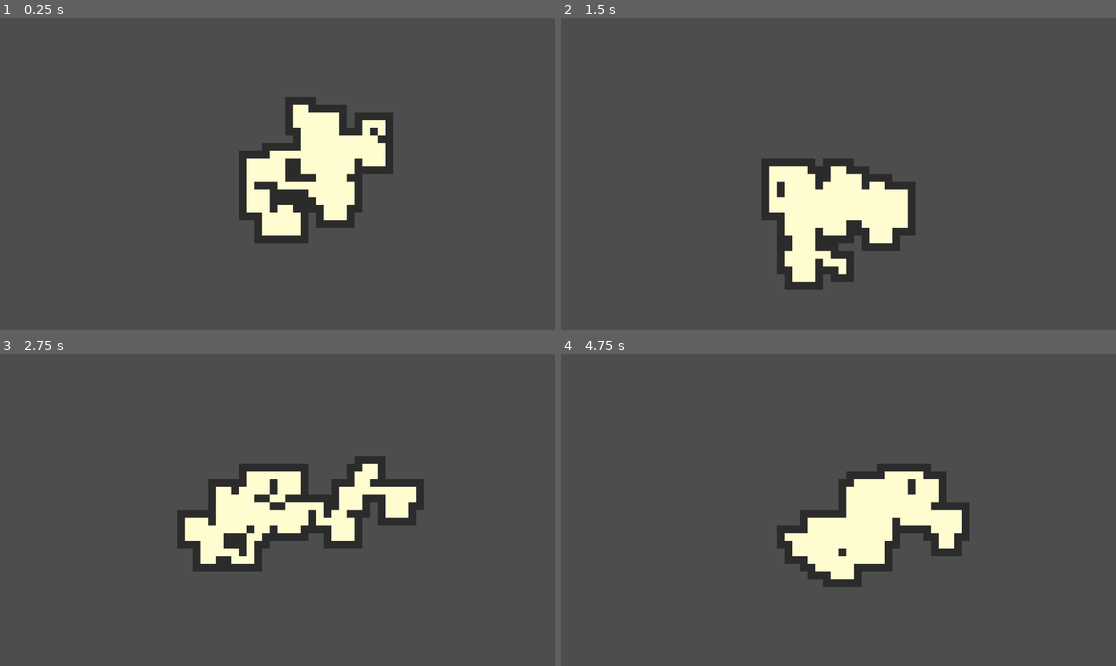
Above: before the commit, frames 1-4 (two rows, left to right).
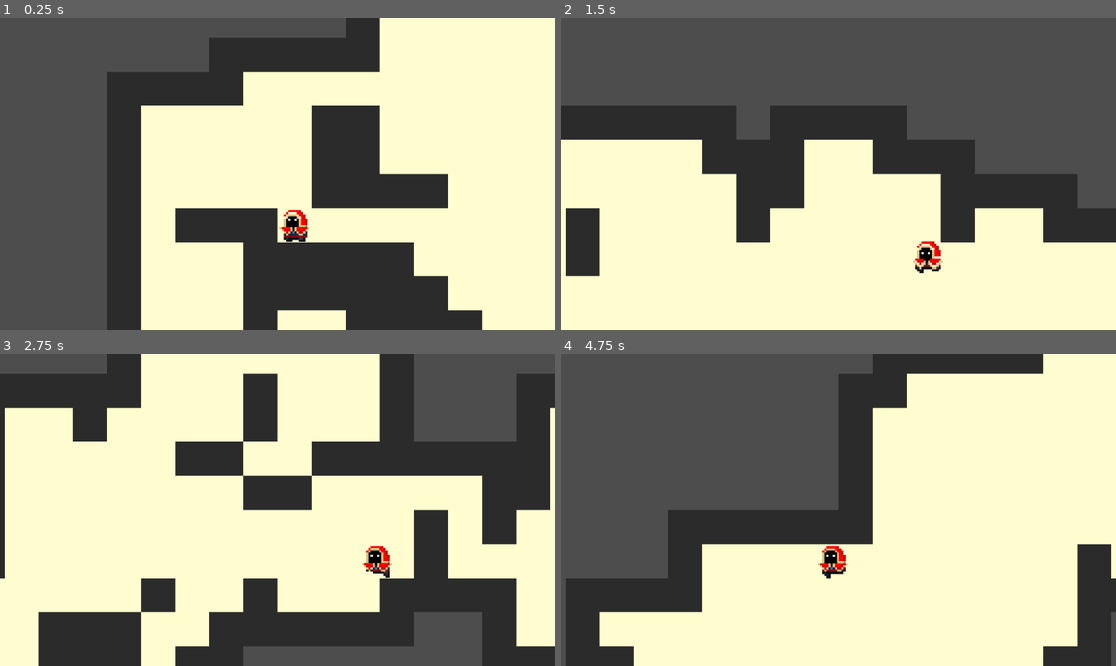
Above: after the commit, the same moments.

Repository: larry-oj/project-thaumaturgy
Game: Godot game, scene res://Scenes/Levels/world.tscn
Same seed, same stepped clock (60 frames per second), same inputs: the game is played once before the commit and once after it. Before the commit the project has no main scene; this scene is started directly in both runs.
Inputs (mouse positions are in pixels of both pictures, inside the frame that each line leads up to):
- Up to frame 1 (0.25 s): no input
- Up to frame 2 (1.5 s): tap Enter (ui_accept) at 0.5, 0.77 s; move the mouse to (960, 158) at 0.52 s; hold Right (ui_right) 0.53-1.28 s; move the mouse to (727, 189) at 1.27 s; hold Down (ui_down) from 1.28 s (still down)
- Up to frame 3 (2.75 s): tap Enter (ui_accept) at 1.52 s; move the mouse to (333, 441) at 2.02 s; release Down (ui_down) at 2.03 s; hold Right (ui_right) from 2.03 s (still down)
- Up to frame 4 (4.75 s): move the mouse to (810, 572) at 2.77 s; release Right (ui_right) at 2.78 s; hold Up (ui_up) 2.78-3.53 s; tap Enter (ui_accept) at 3.02, 3.77, 4.52 s; move the mouse to (1005, 556) at 3.52 s; hold Left (ui_left) from 3.53 s (still down); move the mouse to (672, 463) at 4.27 s

The runs differ from the first frame. In frame 1, 73% of the frame differs, in the area x 19-100%, y 0-100%; in frame 2, 59%; in frame 3, 84%, in the area x 0-100%, y 0-100%; in frame 4, 66%.

Commit message:
basic character

Diff:
--- /dev/null
+++ b/Scenes/Characters/PlayerIdle.gd
@@ -0,0 +1,21 @@
+extends State
+class_name PlayerIdle
+
+@export var running_state: State
+
+
+func enter():
+	_animation_tree.set("parameters/conditions/is_idle", true)
+
+
+func exit():
+	_animation_tree.set("parameters/conditions/is_idle", false)
+
+
+func input_update(_event: InputEvent):
+	if get_movement_direction() != Vector2.ZERO:
+		Transitioned.emit(self, running_state)
+
+
+func get_movement_direction() -> Vector2:
+	return _input_component.get_input_direction()
--- /dev/null
+++ b/Scenes/Characters/PlayerInput.gd
@@ -0,0 +1,17 @@
+extends Node2D
+
+func get_facing_direction() -> int:
+	var mouse_pos = get_global_mouse_position()
+	var self_pos = get_global_position()
+	var dir = (mouse_pos - self_pos)
+	if dir.x < 0:
+		return -1
+	else:
+		return 1
+
+
+func get_input_direction() -> Vector2:
+	var dir = Vector2.ZERO
+	dir.x = Input.get_axis("ui_left", "ui_right")
+	dir.y = Input.get_axis("ui_up", "ui_down")
+	return dir.normalized()
--- /dev/null
+++ b/Scenes/Characters/PlayerRunning.gd
@@ -0,0 +1,27 @@
+extends State
+class_name PlayerRunning
+
+@export var idle_state : State
+
+
+func enter():
+	_animation_tree.set("parameters/conditions/is_running", true)
+
+
+func exit():
+	_animation_tree.set("parameters/conditions/is_running", false)
+
+
+func frame_update(_delta: float):
+	if get_movement_direction() == Vector2.ZERO:
+		Transitioned.emit(self, idle_state)
+		return
+
+
+func physics_update(_delta: float):
+	_character.velocity = get_movement_direction() * _character.max_speed
+	super.physics_update(_delta)
+
+
+func get_movement_direction() -> Vector2:
+	return _input_component.get_input_direction()
--- /dev/null
+++ b/Scenes/Characters/player.gd
@@ -0,0 +1,24 @@
+extends Character
+class_name Player
+
+@export var state_machine : StateMachine
+@export var animation_tree : AnimationTree
+@export var player_input : Node2D
+@export var animation_sprites : CanvasGroup
+
+func _ready():
+	state_machine.init(self, animation_tree, player_input)
+
+
+func _process(delta: float):
+	state_machine.frame_update(delta)
+	animation_sprites.scale.x = player_input.get_facing_direction()
+
+
+func _physics_process(delta: float):
+	super._physics_process(delta)
+	state_machine.physics_update(delta)
+
+
+func _unhandled_input(event: InputEvent) -> void:
+	state_machine.input_update(event)
--- a/Scenes/Characters/player.tscn
+++ b/Scenes/Characters/player.tscn
@@ -1,8 +1,13 @@
-[gd_scene load_steps=11 format=3 uid="uid://htvg0pc1xpf2"]
-
+[gd_scene load_steps=27 format=3 uid="uid://htvg0pc1xpf2"]
+
+[ext_resource type="Script" path="res://Scenes/Characters/player.gd" id="1_huoof"]
 [ext_resource type="SpriteFrames" uid="uid://c0b62g66c1beo" path="res://Graphics/Sprites/player_sprite_frames.tres" id="1_wktuu"]
 [ext_resource type="PackedScene" uid="uid://dme6xxgk01ftu" path="res://Scenes/Components/health_component.tscn" id="2_og52f"]
 [ext_resource type="PackedScene" uid="uid://davxmeoeril57" path="res://Scenes/Components/hitbox_component.tscn" id="3_mc4mu"]
+[ext_resource type="PackedScene" uid="uid://csd12248jfvrb" path="res://Scenes/Components/state_machine.tscn" id="4_67mvn"]
+[ext_resource type="Script" path="res://Scenes/Characters/PlayerIdle.gd" id="5_qqayp"]
+[ext_resource type="Script" path="res://Scenes/Characters/PlayerRunning.gd" id="7_k8t7h"]
+[ext_resource type="Script" path="res://Scenes/Characters/PlayerInput.gd" id="8_y35rv"]
 
 [sub_resource type="Animation" id="Animation_iulne"]
 length = 0.001
@@ -39,7 +44,7 @@
 tracks/2/keys = {
 "times": PackedFloat32Array(0),
 "transitions": PackedFloat32Array(1),
-"update": 0,
+"update": 1,
 "values": [true]
 }
 tracks/3/type = "value"
@@ -51,7 +56,7 @@
 tracks/3/keys = {
 "times": PackedFloat32Array(0),
 "transitions": PackedFloat32Array(1),
-"update": 0,
+"update": 1,
 "values": [&"idling"]
 }
 tracks/4/type = "value"
@@ -63,13 +68,14 @@
 tracks/4/keys = {
 "times": PackedFloat32Array(0),
 "transitions": PackedFloat32Array(1),
-"update": 0,
+"update": 1,
 "values": [true]
 }
 
 [sub_resource type="Animation" id="Animation_8ngr0"]
 resource_name = "hurting"
 length = 0.2
+loop_mode = 1
 step = 0.05
 tracks/0/type = "value"
 tracks/0/imported = false
@@ -104,7 +110,7 @@
 tracks/2/keys = {
 "times": PackedFloat32Array(0, 0.05),
 "transitions": PackedFloat32Array(1, 1),
-"update": 0,
+"update": 1,
 "values": [&"hurting", false]
 }
 tracks/3/type = "value"
@@ -116,7 +122,7 @@
 tracks/3/keys = {
 "times": PackedFloat32Array(0),
 "transitions": PackedFloat32Array(1),
-"update": 0,
+"update": 1,
 "values": [&"hurting"]
 }
 tracks/4/type = "value"
@@ -128,7 +134,7 @@
 tracks/4/keys = {
 "times": PackedFloat32Array(0, 0.05),
 "transitions": PackedFloat32Array(1, 1),
-"update": 0,
+"update": 1,
 "values": [1, false]
 }
 
@@ -164,29 +170,41 @@
 tracks/2/type = "value"
 tracks/2/imported = false
 tracks/2/enabled = true
-tracks/2/path = NodePath("AnimatedSprites/Color:frame")
+tracks/2/path = NodePath("AnimatedSprites/Color:animation")
 tracks/2/interp = 1
 tracks/2/loop_wrap = true
 tracks/2/keys = {
-"times": PackedFloat32Array(0, 0.15, 0.3, 0.45),
-"transitions": PackedFloat32Array(1, 1, 1, 1),
-"update": 0,
-"values": [1, 3, 5, 7]
+"times": PackedFloat32Array(0),
+"transitions": PackedFloat32Array(1),
+"update": 1,
+"values": [&"idling"]
 }
 tracks/3/type = "value"
 tracks/3/imported = false
 tracks/3/enabled = true
-tracks/3/path = NodePath("AnimatedSprites/Color:animation")
+tracks/3/path = NodePath("AnimatedSprites/Color:frame")
 tracks/3/interp = 1
 tracks/3/loop_wrap = true
 tracks/3/keys = {
-"times": PackedFloat32Array(0),
-"transitions": PackedFloat32Array(1),
-"update": 0,
-"values": [&"idling"]
-}
-
-[sub_resource type="Animation" id="Animation_jtkj5"]
+"times": PackedFloat32Array(0, 0.15, 0.3, 0.45),
+"transitions": PackedFloat32Array(1, 1, 1, 1),
+"update": 1,
+"values": [1, 3, 5, 7]
+}
+tracks/4/type = "value"
+tracks/4/imported = false
+tracks/4/enabled = true
+tracks/4/path = NodePath("AnimatedSprites/Color:visible")
+tracks/4/interp = 1
+tracks/4/loop_wrap = true
+tracks/4/keys = {
+"times": PackedFloat32Array(0),
+"transitions": PackedFloat32Array(1),
+"update": 1,
+"values": [true]
+}
+
+[sub_resource type="Animation" id="Animation_allrh"]
 resource_name = "running"
 length = 0.75
 loop_mode = 1
@@ -218,26 +236,38 @@
 tracks/2/type = "value"
 tracks/2/imported = false
 tracks/2/enabled = true
-tracks/2/path = NodePath("AnimatedSprites/Color:frame")
+tracks/2/path = NodePath("AnimatedSprites/Color:animation")
 tracks/2/interp = 1
 tracks/2/loop_wrap = true
 tracks/2/keys = {
-"times": PackedFloat32Array(0, 0.15, 0.3, 0.45, 0.6),
-"transitions": PackedFloat32Array(1, 1, 1, 1, 1),
-"update": 0,
-"values": [1, 3, 5, 7, 9]
+"times": PackedFloat32Array(0),
+"transitions": PackedFloat32Array(1),
+"update": 1,
+"values": [&"running"]
 }
 tracks/3/type = "value"
 tracks/3/imported = false
 tracks/3/enabled = true
-tracks/3/path = NodePath("AnimatedSprites/Color:animation")
+tracks/3/path = NodePath("AnimatedSprites/Color:frame")
 tracks/3/interp = 1
 tracks/3/loop_wrap = true
 tracks/3/keys = {
-"times": PackedFloat32Array(0),
-"transitions": PackedFloat32Array(1),
-"update": 0,
-"values": [&"running"]
+"times": PackedFloat32Array(0, 0.15, 0.3, 0.45, 0.6),
+"transitions": PackedFloat32Array(1, 1, 1, 1, 1),
+"update": 1,
+"values": [1, 3, 5, 7, 9]
+}
+tracks/4/type = "value"
+tracks/4/imported = false
+tracks/4/enabled = true
+tracks/4/path = NodePath("AnimatedSprites/Color:visible")
+tracks/4/interp = 1
+tracks/4/loop_wrap = true
+tracks/4/keys = {
+"times": PackedFloat32Array(0),
+"transitions": PackedFloat32Array(1),
+"update": 1,
+"values": [true]
 }
 
 [sub_resource type="AnimationLibrary" id="AnimationLibrary_mxrdt"]
@@ -245,19 +275,76 @@
 "RESET": SubResource("Animation_iulne"),
 "hurting": SubResource("Animation_8ngr0"),
 "idle": SubResource("Animation_pw2q5"),
-"running": SubResource("Animation_jtkj5")
+"running": SubResource("Animation_allrh")
 }
 
 [sub_resource type="CapsuleShape2D" id="CapsuleShape2D_76mrh"]
-radius = 5.5
-height = 15.5
+radius = 6.0
+height = 15.0
 
 [sub_resource type="CapsuleShape2D" id="CapsuleShape2D_vhikw"]
 radius = 3.0
 height = 12.0
 
-[node name="Player" type="CharacterBody2D"]
+[sub_resource type="AnimationNodeAnimation" id="AnimationNodeAnimation_2jc5h"]
+animation = &"hurting"
+
+[sub_resource type="AnimationNodeAnimation" id="AnimationNodeAnimation_ir00k"]
+animation = &"idle"
+
+[sub_resource type="AnimationNodeAnimation" id="AnimationNodeAnimation_x70cr"]
+animation = &"running"
+
+[sub_resource type="AnimationNodeStateMachineTransition" id="AnimationNodeStateMachineTransition_d3m0u"]
+advance_mode = 2
+advance_condition = &"is_idle"
+
+[sub_resource type="AnimationNodeStateMachineTransition" id="AnimationNodeStateMachineTransition_7bv77"]
+advance_mode = 2
+advance_condition = &"is_hurting"
+
+[sub_resource type="AnimationNodeStateMachineTransition" id="AnimationNodeStateMachineTransition_ph8k6"]
+advance_mode = 2
+advance_condition = &"is_idle"
+
+[sub_resource type="AnimationNodeStateMachineTransition" id="AnimationNodeStateMachineTransition_i3ukr"]
+advance_mode = 2
+advance_condition = &"is_running"
+
+[sub_resource type="AnimationNodeStateMachineTransition" id="AnimationNodeStateMachineTransition_fknq8"]
+advance_mode = 2
+advance_condition = &"is_idle"
+
+[sub_resource type="AnimationNodeStateMachineTransition" id="AnimationNodeStateMachineTransition_uyet0"]
+advance_mode = 2
+advance_condition = &"is_running"
+
+[sub_resource type="AnimationNodeStateMachineTransition" id="AnimationNodeStateMachineTransition_oak8b"]
+advance_mode = 2
+advance_condition = &"is_hurting"
+
+[sub_resource type="AnimationNodeStateMachine" id="AnimationNodeStateMachine_ohsyx"]
+states/End/position = Vector2(823, 212)
+states/Start/position = Vector2(278, 218)
+states/hurting/node = SubResource("AnimationNodeAnimation_2jc5h")
+states/hurting/position = Vector2(439, 71)
+states/idle/node = SubResource("AnimationNodeAnimation_ir00k")
+states/idle/position = Vector2(557, 180)
+states/running/node = SubResource("AnimationNodeAnimation_x70cr")
+states/running/position = Vector2(650, 71)
+transitions = ["Start", "idle", SubResource("AnimationNodeStateMachineTransition_d3m0u"), "idle", "hurting", SubResource("AnimationNodeStateMachineTransition_7bv77"), "hurting", "idle", SubResource("AnimationNodeStateMachineTransition_ph8k6"), "idle", "running", SubResource("AnimationNodeStateMachineTransition_i3ukr"), "running", "idle", SubResource("AnimationNodeStateMachineTransition_fknq8"), "hurting", "running", SubResource("AnimationNodeStateMachineTransition_uyet0"), "running", "hurting", SubResource("AnimationNodeStateMachineTransition_oak8b")]
+graph_offset = Vector2(-6, 46)
+
+[node name="Player" type="CharacterBody2D" node_paths=PackedStringArray("state_machine", "animation_tree", "player_input", "animation_sprites")]
 collision_layer = 2
+motion_mode = 1
+wall_min_slide_angle = 0.0
+script = ExtResource("1_huoof")
+state_machine = NodePath("StateMachine")
+animation_tree = NodePath("AnimationTree")
+player_input = NodePath("PlayerInput")
+animation_sprites = NodePath("AnimatedSprites")
+max_speed = 80
 
 [node name="AnimatedSprites" type="CanvasGroup" parent="."]
 
@@ -280,14 +367,36 @@
 
 [node name="HitboxComponent" parent="." node_paths=PackedStringArray("health_component") instance=ExtResource("3_mc4mu")]
 collision_layer = 2
+collision_mask = 16
 health_component = NodePath("../HealthComponent")
 
 [node name="CollisionShape2D" type="CollisionShape2D" parent="HitboxComponent"]
-position = Vector2(-0.5, 0.5)
+position = Vector2(0, 0.5)
 shape = SubResource("CapsuleShape2D_76mrh")
 
 [node name="FeetCollision" type="CollisionShape2D" parent="."]
-position = Vector2(-0.5, 6)
+position = Vector2(0, 5)
 rotation = 1.5708
 shape = SubResource("CapsuleShape2D_vhikw")
-debug_color = Color(0.419608, 0.603922, 0, 0.419608)
+debug_color = Color(0, 0.647059, 0.25098, 0.360784)
+
+[node name="StateMachine" parent="." node_paths=PackedStringArray("initial_state") instance=ExtResource("4_67mvn")]
+initial_state = NodePath("PlayerIdle")
+
+[node name="PlayerIdle" type="Node2D" parent="StateMachine" node_paths=PackedStringArray("running_state")]
+script = ExtResource("5_qqayp")
+running_state = NodePath("../PlayerRunning")
+
+[node name="PlayerRunning" type="Node2D" parent="StateMachine" node_paths=PackedStringArray("idle_state")]
+script = ExtResource("7_k8t7h")
+idle_state = NodePath("../PlayerIdle")
+
+[node name="AnimationTree" type="AnimationTree" parent="."]
+tree_root = SubResource("AnimationNodeStateMachine_ohsyx")
+anim_player = NodePath("../AnimationPlayer")
+parameters/conditions/is_hurting = false
+parameters/conditions/is_idle = false
+parameters/conditions/is_running = false
+
+[node name="PlayerInput" type="Node2D" parent="."]
+script = ExtResource("8_y35rv")
--- a/Scenes/Components/StateMachine.gd
+++ b/Scenes/Components/StateMachine.gd
@@ -1,4 +1,4 @@
-extends Node2D
+extends Node
 class_name StateMachine
 
 @export var initial_state : State
@@ -7,31 +7,41 @@
 var states : Dictionary = {}
 
 
-func _ready():
+func init(character: Character, animation_tree: AnimationTree, input_component = null):
 	for child in get_children():
 		if child is State:
-			states[child.name.to_lower()] = child
-			child.transitioned.connect(on_child_transition)
+			child.Transitioned.connect(on_child_transition)
+			child._animation_tree = animation_tree
+			child._character = character
+			child._input_component = input_component
 
 	current_state = initial_state
+
+	animation_tree.active = true
+
 	current_state.enter()
 
 
-func _process(delta: float):
+func frame_update(delta: float):
 	if current_state:
-		current_state.update(delta)
+		current_state.frame_update(delta)
 
 
-func _physics_process(delta):
+func physics_update(delta: float):
 	if current_state:
 		current_state.physics_update(delta)
 
 
-func on_child_transition(state, new_state_name):
+func input_update(event: InputEvent):
+	if current_state:
+		current_state.input_update(event)
+
+
+# called when State.Transitioned is emitted
+func on_child_transition(state, new_state : State):
 	if state != current_state:
 		return
 
-	var new_state = states.get(new_state_name.to_lower())
 	if !new_state:
 		return
 
--- a/Scenes/Levels/world.gd
+++ b/Scenes/Levels/world.gd
@@ -1,6 +1,7 @@
 extends Node2D
 
 @onready var tileMap = $TileMap
+var player = preload("res://Scenes/Characters/player.tscn")
 
 
 func _ready():
@@ -16,10 +17,15 @@
 	tileMap.set_cells_terrain_connect(0, level.walkableTiles, 0, 0)
 	tileMap.set_cells_terrain_connect(0, level.wallTiles, 0, 1)
 
+	var player_instance = player.instantiate()
+	player_instance.position = to_global(tileMap.map_to_local(level.walkableTiles[0]))
+	add_child(player_instance)
+
 	# free memory
 	level.queue_free()
 	walkerOrch.queue_free()
 
+
 func _input(event):
 	if event.is_action_pressed("ui_accept"):
 		get_tree().reload_current_scene()
--- a/Scenes/Levels/world.tscn
+++ b/Scenes/Levels/world.tscn
@@ -3,10 +3,10 @@
 [ext_resource type="Texture2D" uid="uid://dtexuskfs00a0" path="res://Graphics/Sprites/ph_world_tileset.png" id="1_dicju"]
 [ext_resource type="Script" path="res://Scenes/Levels/world.gd" id="1_dmqvc"]
 
-[sub_resource type="NavigationPolygon" id="NavigationPolygon_2o5t0"]
-vertices = PackedVector2Array(-8, -8, 8, -8, 8, 8, -8, 8)
+[sub_resource type="NavigationPolygon" id="NavigationPolygon_y5ui6"]
+vertices = PackedVector2Array(8, -8, 8, 8, -8, 8, -8, -8)
 polygons = Array[PackedInt32Array]([PackedInt32Array(0, 1, 2, 3)])
-outlines = Array[PackedVector2Array]([PackedVector2Array(-8, -8, 8, -8, 8, 8, -8, 8)])
+outlines = Array[PackedVector2Array]([PackedVector2Array(-8, -8, -8, 8, 8, 8, 8, -8)])
 
 [sub_resource type="TileSetAtlasSource" id="TileSetAtlasSource_66re4"]
 texture = ExtResource("1_dicju")
@@ -15,17 +15,17 @@
 0:0/0/terrain = 0
 0:0/0/physics_layer_0/linear_velocity = Vector2(0, 0)
 0:0/0/physics_layer_0/angular_velocity = 0.0
-0:0/0/physics_layer_0/polygon_0/points = PackedVector2Array(-8, -8, 8, -8, 8, 8, -8, 8)
+0:0/0/navigation_layer_0/polygon = SubResource("NavigationPolygon_y5ui6")
 1:0/0 = 0
 1:0/0/terrain_set = 0
 1:0/0/terrain = 1
 1:0/0/physics_layer_0/linear_velocity = Vector2(0, 0)
 1:0/0/physics_layer_0/angular_velocity = 0.0
-1:0/0/navigation_layer_0/polygon = SubResource("NavigationPolygon_2o5t0")
+1:0/0/physics_layer_0/polygon_0/points = PackedVector2Array(-8, -8, 8, -8, 8, 8, -8, 8)
 
 [sub_resource type="TileSet" id="TileSet_oapsg"]
 physics_layer_0/collision_layer = 1
-physics_layer_0/collision_mask = 0
+physics_layer_0/collision_mask = 2
 terrain_set_0/mode = 0
 terrain_set_0/terrain_0/name = "Walls"
 terrain_set_0/terrain_0/color = Color(0.266667, 0.443137, 0, 1)
@@ -38,6 +38,7 @@
 script = ExtResource("1_dmqvc")
 
 [node name="Camera2D" type="Camera2D" parent="."]
+zoom = Vector2(4.425, 4.425)
 
 [node name="TileMap" type="TileMap" parent="."]
 tile_set = SubResource("TileSet_oapsg")
--- /dev/null
+++ b/Scripts/Character.gd
@@ -0,0 +1,8 @@
+extends CharacterBody2D
+class_name Character
+
+@export var max_speed: int = 0
+
+
+func _physics_process(_delta) -> void:
+    move_and_slide()
--- a/Scripts/State.gd
+++ b/Scripts/State.gd
@@ -1,7 +1,10 @@
 extends Node
 class_name State
 
-signal transitioned
+signal Transitioned
+var _character: Character
+var _animation_tree: AnimationTree
+var _input_component
 
 func enter():
 	pass
@@ -11,9 +14,17 @@
 	pass
 
 
-func update(_delta: float):
+func frame_update(_delta: float):
 	pass
 
 
 func physics_update(_delta: float):
 	pass
+
+
+func input_update(_event: InputEvent):
+	pass
+
+
+func get_movement_direction() -> Vector2:
+	return Vector2.ZERO
--- a/project.godot
+++ b/project.godot
@@ -11,7 +11,9 @@
 [application]
 
 config/name="project-thaumaturgy"
+run/main_scene="res://Scenes/Levels/world.tscn"
 config/features=PackedStringArray("4.1", "Forward Plus")
+run/max_fps=60
 config/icon="res://icon.svg"
 
 [dotnet]
@@ -22,9 +24,11 @@
 
 2d_physics/layer_1="Walls"
 2d_physics/layer_2="Player"
-2d_physics/layer_3="Enemies"
-2d_physics/layer_4="Pick-ups"
-2d_physics/layer_5="Interactables"
+2d_physics/layer_3="Player Attacks"
+2d_physics/layer_4="Enemies"
+2d_physics/layer_5="Enemy Attacks"
+2d_physics/layer_6="Pick-ups"
+2d_physics/layer_7="Interactables"
 
 [rendering]
 
